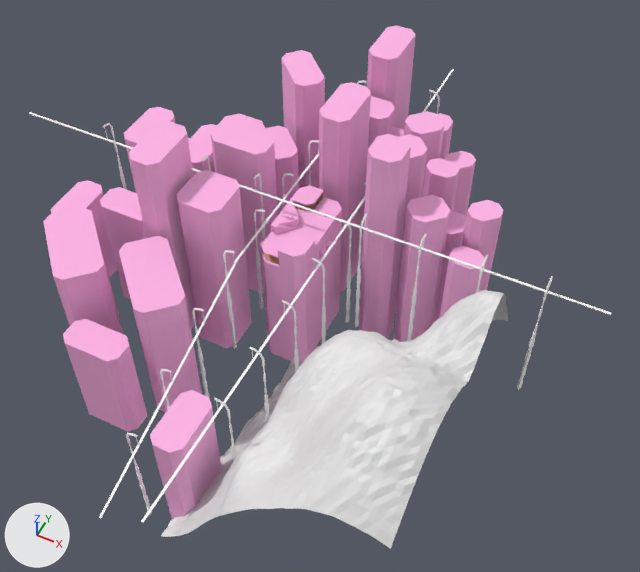
The Blender file assets/lvl/Media Tower.blend: old version first, new version second.
Before and after are seen from a camera (50 mm lens) standing at (240.0, -450.0, 507.0) and looking at (16.0, -3.0, -52.0). The lights are fixed; the arrows at lower left show +X, +Y and +Z.
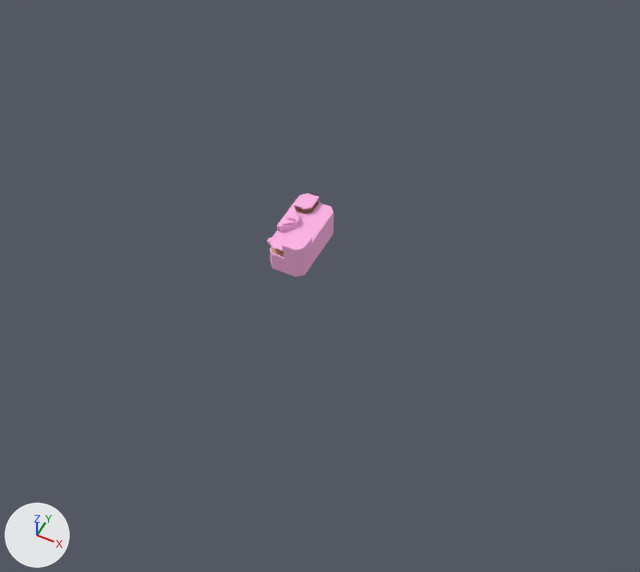
What changed in the scene script:
```text
Change me_cube_005:
    where me_cube_005.from_pydata(...)  # 32 vertices, 24 faces; spans x -19.4..19.4, y -38.9..38.9, z -48.6..48.6
    me_cube_005 part 4: the whole mesh is scaled about its middle by 0.8
Change me_cube:
    remove me_cube.from_pydata(...)  # 455 vertices, 470 faces; spans x -22.7..22.0, y -38.9..38.9, z -19.3..21.8
    add me_cube.from_pydata(...)  # 429 vertices, 440 faces; spans x -18.2..17.6, y -31.1..31.1, z -15.5..17.5
    me_cube part 1: the loose piece of 10 vertices spanning x -14.4..-4.8, y -3.9..-1.5, z 19.3..21.8 is scaled about the mesh origin by 0.8
    me_cube part 2: the loose piece of 10 vertices spanning x -14.8..0.5, y -17.6..-2.3, z 11.8..19.3 is scaled about the mesh origin by 0.8
    me_cube part 3: the loose piece of 423 vertices spanning x -16.8..22.0, y -38.9..38.9, z -19.3..19.3 is rebuilt with 397 vertices and now spans x -13.4..17.6, y -31.1..31.1, z -15.5..15.5
Change ob_cube_008:
    add ob_cube_008.hide_set(True)  # its collection is switched off
Change ob_cube_007:
    add ob_cube_007.hide_set(True)  # its collection is switched off
Change ob_cube_006:
    add ob_cube_006.hide_set(True)  # its collection is switched off
Change ob_cube_005:
    add ob_cube_005.hide_set(True)  # its collection is switched off
Change ob_plane:
    add ob_plane.hide_set(True)  # its collection is switched off
Change ob_cube_005_proxy_024:
    add ob_cube_005_proxy_024.hide_set(True)  # its collection is switched off
Change ob_cube_005_proxy_023:
    add ob_cube_005_proxy_023.hide_set(True)  # its collection is switched off
Change ob_cube_005_proxy_022:
    add ob_cube_005_proxy_022.hide_set(True)  # its collection is switched off
Change ob_cube_005_proxy_021:
    add ob_cube_005_proxy_021.hide_set(True)  # its collection is switched off
Change ob_cube_005_proxy_020:
    add ob_cube_005_proxy_020.hide_set(True)  # its collection is switched off
Change ob_cube_005_proxy_018:
    add ob_cube_005_proxy_018.hide_set(True)  # its collection is switched off
Change ob_cube_005_proxy_017:
    add ob_cube_005_proxy_017.hide_set(True)  # its collection is switched off
Change ob_cube_005_proxy_016:
    add ob_cube_005_proxy_016.hide_set(True)  # its collection is switched off
Change ob_cube_005_proxy_015:
    add ob_cube_005_proxy_015.hide_set(True)  # its collection is switched off
Change ob_cube_005_proxy_012:
    add ob_cube_005_proxy_012.hide_set(True)  # its collection is switched off
Change ob_cube_005_proxy_005:
    add ob_cube_005_proxy_005.hide_set(True)  # its collection is switched off
Change ob_cube_005_proxy_003:
    add ob_cube_005_proxy_003.hide_set(True)  # its collection is switched off
Change ob_cube_005_proxy_001:
    add ob_cube_005_proxy_001.hide_set(True)  # its collection is switched off
Change ob_cube_005_proxy_014:
    add ob_cube_005_proxy_014.hide_set(True)  # its collection is switched off
Change ob_cube_005_proxy_013:
    add ob_cube_005_proxy_013.hide_set(True)  # its collection is switched off
Change ob_cube_005_proxy_011:
    add ob_cube_005_proxy_011.hide_set(True)  # its collection is switched off
Change ob_cube_005_proxy_009:
    add ob_cube_005_proxy_009.hide_set(True)  # its collection is switched off
Change ob_cube_005_proxy_004:
    add ob_cube_005_proxy_004.hide_set(True)  # its collection is switched off
Change ob_cube_005_proxy_002:
    add ob_cube_005_proxy_002.hide_set(True)  # its collection is switched off
Change ob_cube_005_proxy:
    add ob_cube_005_proxy.hide_set(True)  # its collection is switched off
Remove ob_cube_002:
    ob_cube_002 = bpy.data.objects.new('Cube.002', me_cube_001)
Change ob_cube_001:
    ob_cube_001.location: (-1.0, -0.2, -71.5) -> (-1.4, 0.0, -55.6)
    add ob_cube_001.hide_set(True)  # its collection is switched off
Change ob_cube:
    ob_cube.location: (-3.6, -0.2, -3.6) -> (-3.4, 0.0, -1.3)
Change ob_cube_004:
    add ob_cube_004.hide_set(True)  # its collection is switched off
```

Pixel boxes [x1, y1, x2, y2] of what changed, in the pictures (640 x 572 px; the box of a moved part takes in the faces that stretch with it):
'Cube.005', hidden (pink)
    before: [43, 121, 252, 519]
'Plane', hidden
    before: [161, 290, 508, 549]
'Cube.008', hidden (pink)
    before: [358, 111, 504, 342]
'Cube.007', hidden (pink)
    before: [124, 50, 325, 294]
'Cube.006', hidden (pink)
    before: [319, 26, 416, 291]
'Cube', reshaped, moved (20% narrower, 20% shorter)
    before: [258, 185, 342, 290]
    after: [267, 193, 334, 277]
'Cube.001', hidden (pink)
    before: [263, 237, 341, 363]
'Cube.004', hidden
    before: [29, 69, 612, 523]
'Cube.005_proxy.021', hidden
    before: [517, 276, 553, 390]
'Cube.005_proxy.016', hidden
    before: [407, 233, 427, 342]
'Cube.005_proxy.015', hidden
    before: [355, 213, 367, 327]
'Cube.005_proxy.009', hidden
    before: [223, 250, 237, 349]
'Cube.005_proxy', hidden
    before: [254, 209, 266, 309]
'Cube.005_proxy.011', hidden
    before: [192, 308, 210, 399]
'Cube.005_proxy.005', hidden
    before: [339, 218, 352, 322]
'Cube.005_proxy.023', hidden
    before: [126, 432, 152, 515]
'Cube.005_proxy.003', hidden
    before: [312, 258, 326, 344]
'Cube.005_proxy.014', hidden
    before: [250, 347, 270, 422]
'Cube.005_proxy.001', hidden
    before: [282, 300, 299, 372]
'Cube.005_proxy.022', hidden
    before: [214, 397, 237, 461]
'Cube.005_proxy.020', hidden
    before: [103, 123, 127, 190]
'Cube.002', deleted
    before: [319, 238, 334, 261]
'Cube.005_proxy.012', hidden
    before: [253, 173, 266, 241]
'Cube.005_proxy.013', hidden
    before: [160, 368, 172, 409]
'Cube.005_proxy.004', hidden
    before: [308, 140, 319, 186]
'Cube.005_proxy.017', hidden
    before: [476, 254, 488, 293]
'Cube.005_proxy.002', hidden
    before: [282, 173, 294, 207]
'Cube.005_proxy.024', hidden
    before: [429, 89, 440, 114]
'Cube.005_proxy.018', hidden
    before: [201, 156, 211, 171]
part 1 of me_cube, moved or reshaped
    before: [281, 214, 293, 220]
    after: [285, 216, 295, 221]
part 2 of me_cube, moved or reshaped
    before: [273, 224, 297, 234]
    after: [279, 225, 298, 232]
part 3 of me_cube, rebuilt (20% narrower, 20% shorter)
    before: [261, 185, 342, 290]
    after: [269, 193, 334, 277]
